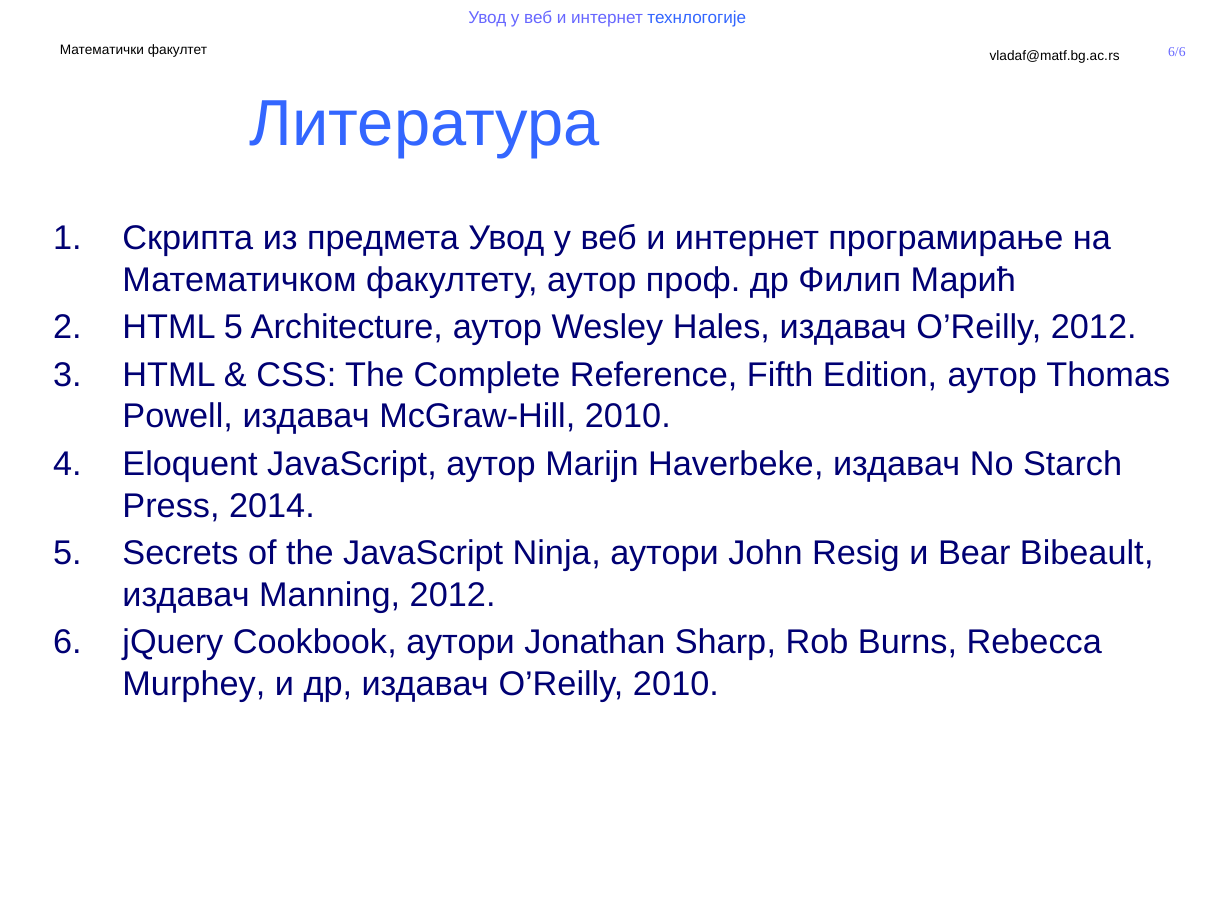
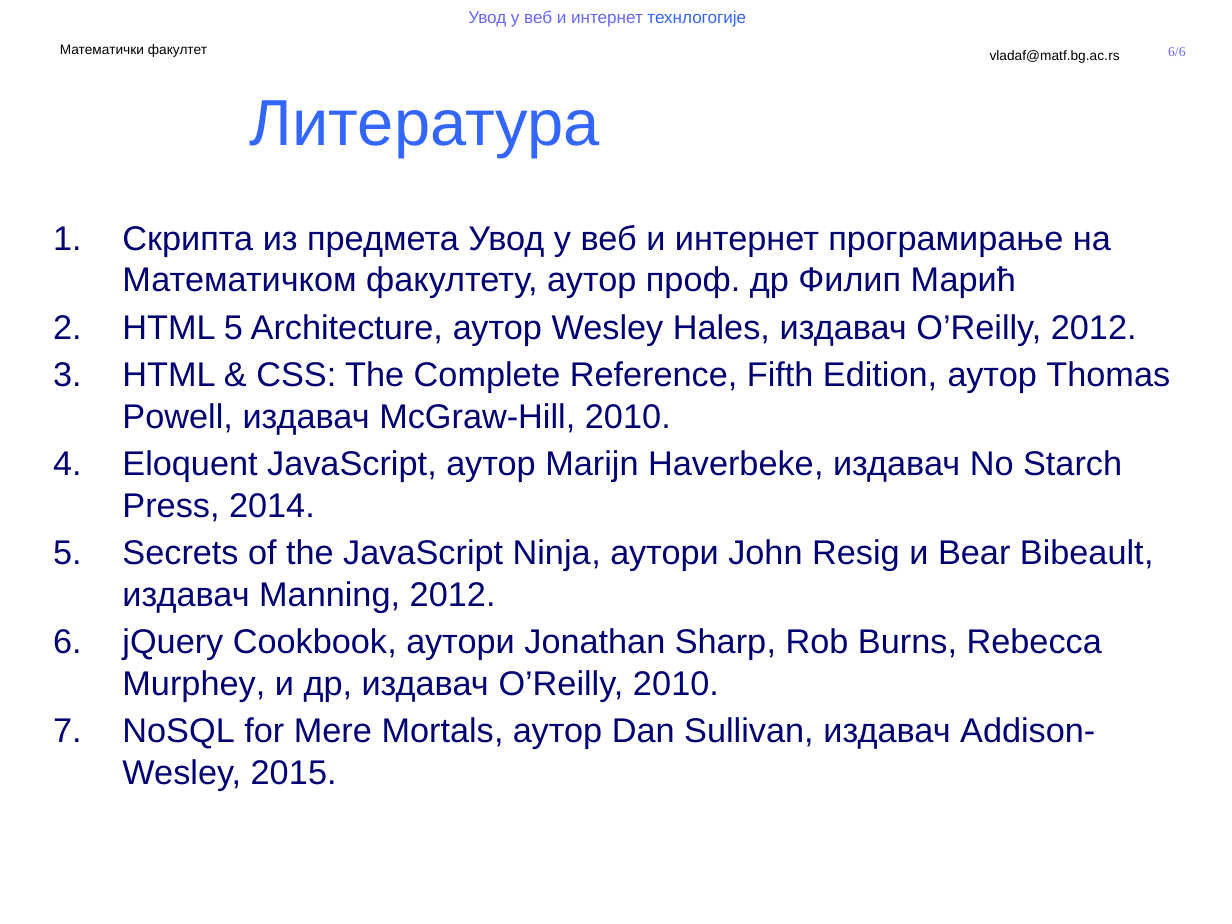
Before and after one commit to MatfUVIT/info, a slide deck: slide 6 of predavanja/prezentacije/UVIT00-01-Koncepcija kursa.pptx. Drawn at 1232x924 pixels with LibreOffice and Linux fonts; fonts in the diff are those of the drawing; background and template pictures are left out. Boxes give left, top, right and bottom in pixels: in the first picture for what was removed or moved away, otherwise in the second. Text is boxed around its words. In the diff, an @@ line names an element or a change of style, - is before the commit and + after.

```diff
--- a/predavanja/prezentacije/UVIT00-01-Koncepcija kursa.pptx
+++ b/predavanja/prezentacije/UVIT00-01-Koncepcija kursa.pptx
@@ text at (122,717,1095,790): paragraph added @@
+7. NoSQL for Mere Mortals, аутор Dan Sullivan, издавач Addison-Wesley, 2015.
```
Also in this commit, not shown: 4 other slides changed, 3 other files.
